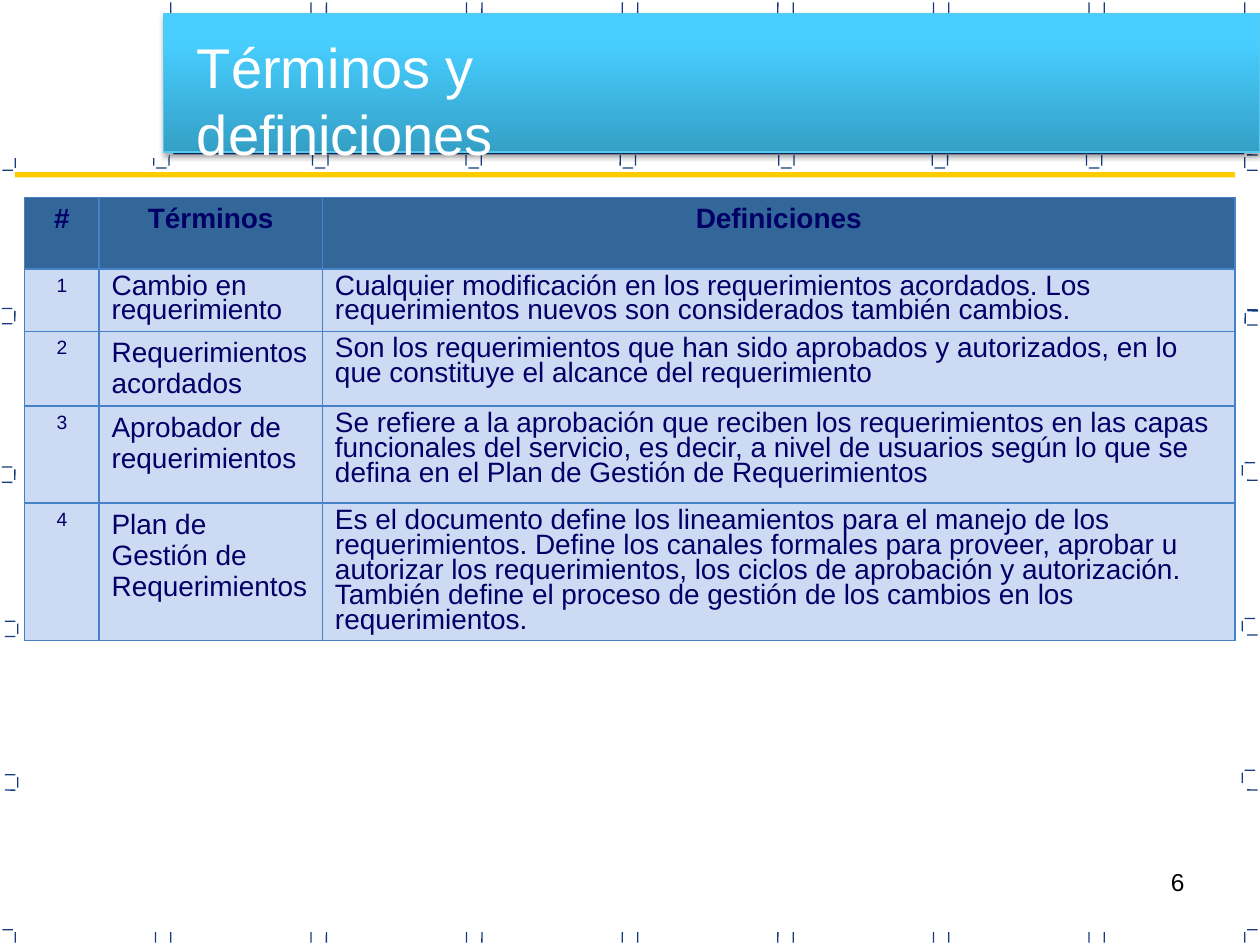
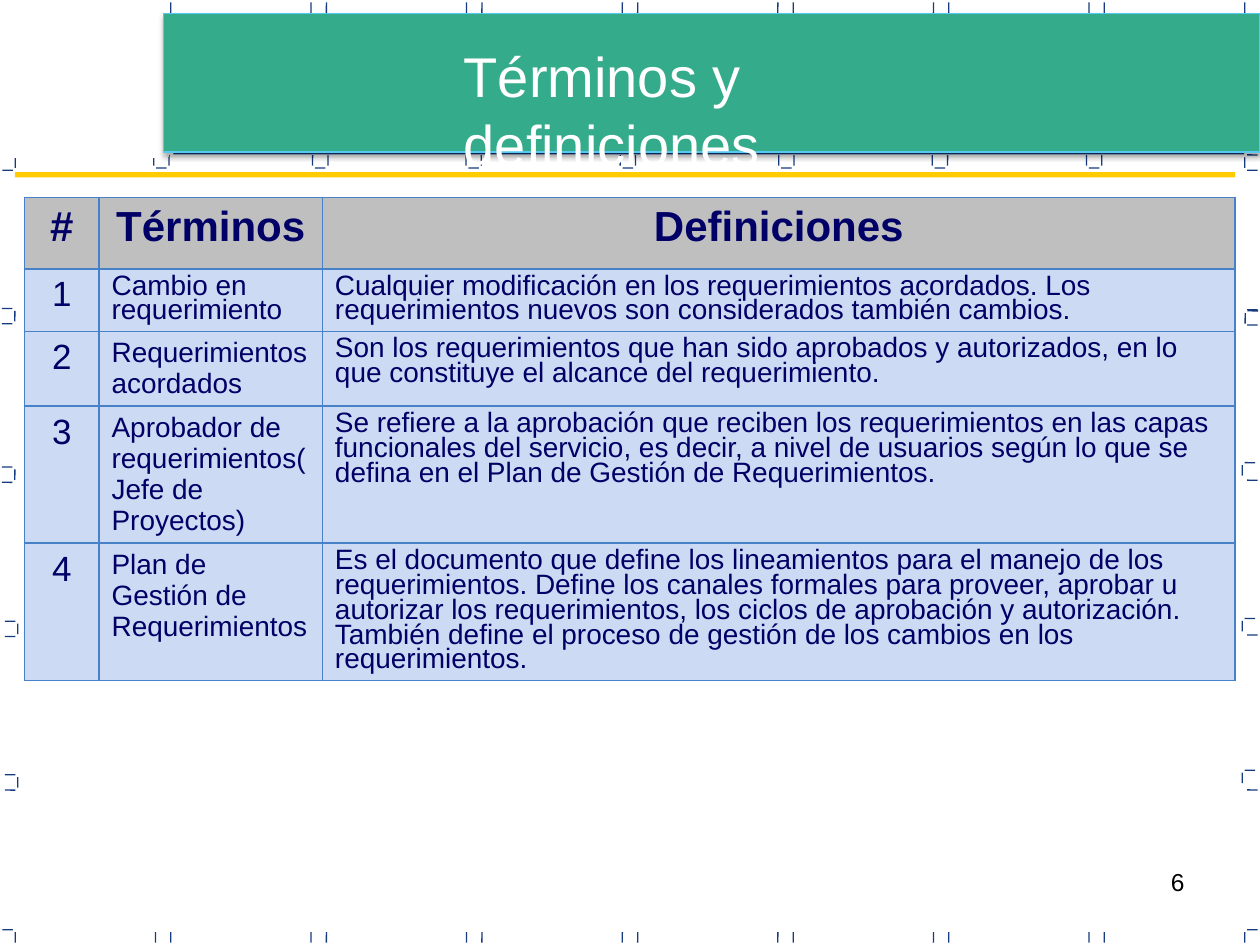
Before and after one commit to RSegura7/Travel-Peru-Express-Documentos, a slide deck: slide 6 of Area de proceso REQM/PGREQ_V0.1.pptx. Drawn at 1260x945 pixels with LibreOffice and Linux fonts; fonts in the diff are those of the drawing. Boxes give left, top, right and bottom in pixels: in the first picture for what was removed or moved away, otherwise in the second. Text is boxed around its words. In the diff, an @@ line names an element or a change of style, - is before the commit and + after.

```diff
--- a/Area de proceso REQM/PGREQ_V0.1.pptx
+++ b/Area de proceso REQM/PGREQ_V0.1.pptx
@@ rectangle at (x1=164, y1=14, x2=1260, y2=152): fill gradient #35A0C6 to #48CFFF to #49CFFF to #34AC8B @@
@@ text "Términos y definiciones" moved from (x1=197, y1=46, x2=493, y2=166) to (x1=464, y1=55, x2=760, y2=175) @@
@@ table at (x1=25, y1=198, x2=1235, y2=709) @@
-row 3, column 3: Son los requerimientos que han sido aprobados y autorizados, en lo que constituye el alcance del requerimiento
+row 3, column 3: Son los requerimientos que han sido aprobados y autorizados, en lo que constituye el alcance del requerimiento.
-row 4, column 2: Aprobador de requerimientos
+row 4, column 2: Aprobador de requerimientos(Jefe de Proyectos)
-row 4, column 3: Se refiere a la aprobación que reciben los requerimientos en las capas funcionales del servicio, es decir, a nivel de usuarios según lo que se defina en el Plan de Gestión de Requerimientos
+row 4, column 3: Se refiere a la aprobación que reciben los requerimientos en las capas funcionales del servicio, es decir, a nivel de usuarios según lo que se defina en el Plan de Gestión de Requerimientos.
-row 5, column 3: Es el documento define los lineamientos para el manejo de los requerimientos. Define los canales formales para proveer, aprobar u autorizar los requerimientos, los ciclos de aprobación y autorización. También define el proceso de gestión de los cambios en los requerimientos.
+row 5, column 3: Es el documento que define los lineamientos para el manejo de los requerimientos. Define los canales formales para proveer, aprobar u autorizar los requerimientos, los ciclos de aprobación y autorización. También define el proceso de gestión de los cambios en los requerimientos.
@@ fill #336699 to #BFBFBF in row 1 @@
@@ size 16 to 24 pt in "#", "Términos", "Definiciones" @@
@@ size 11 to 20 pt in "1", "2", "3", "4" @@
@@ more space between paragraphs @@
```
Also in this commit, not shown: 7 other slides changed, 12 other files.
